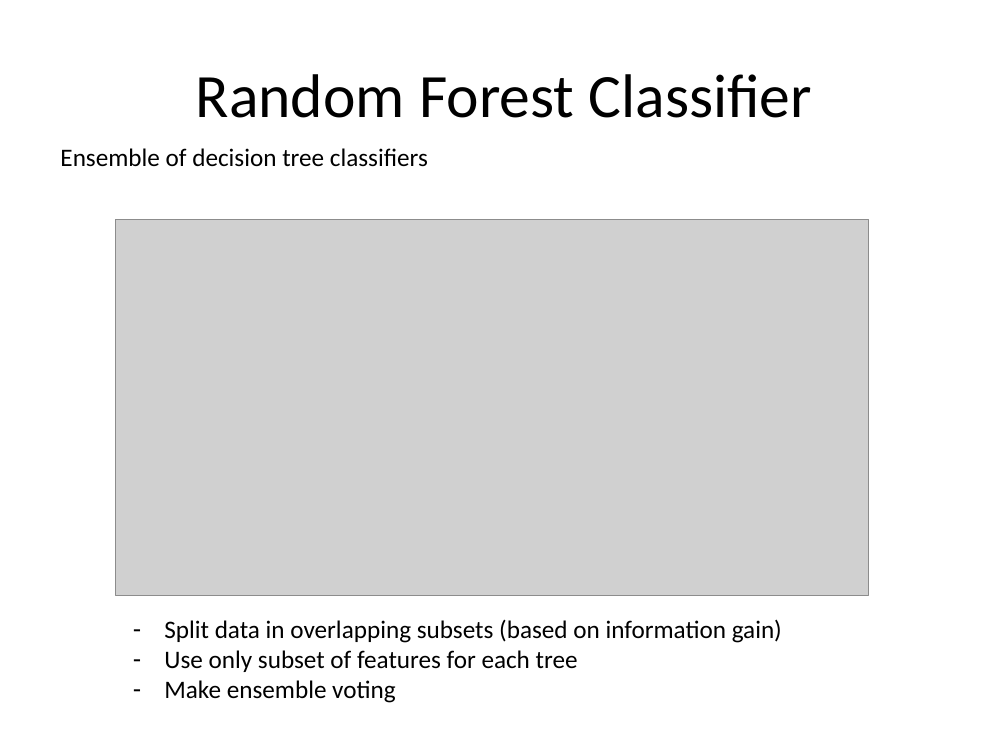
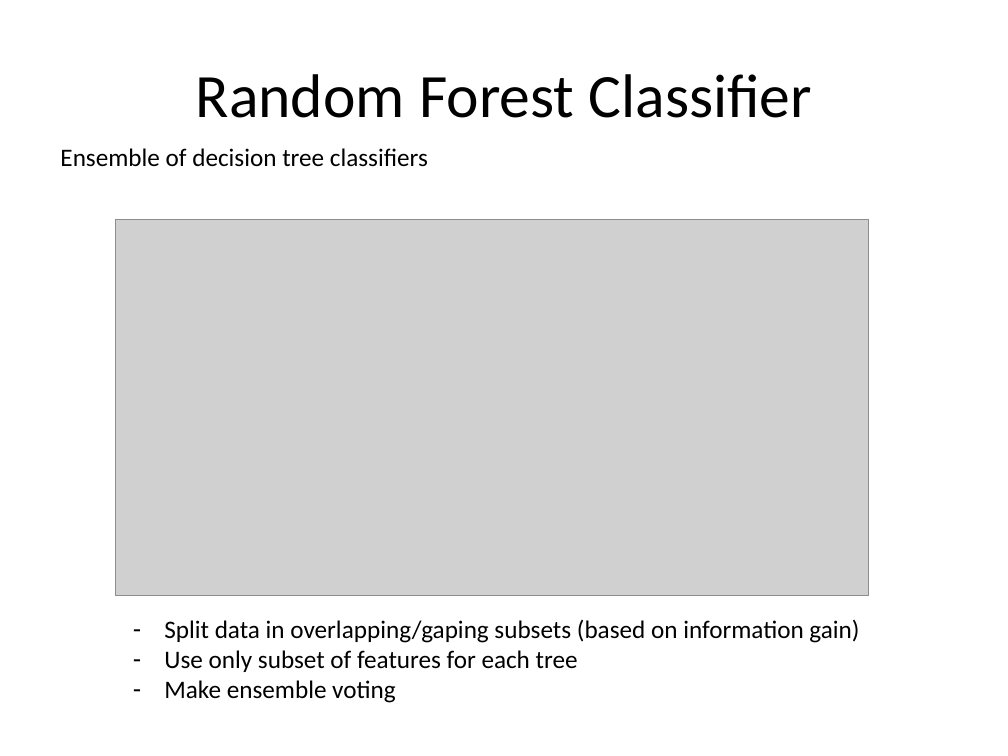
Before and after one commit to vaetern/match-sets, a slide deck: slide 17 of asafonov, hands-on ml.pptx. Drawn at 1008x756 pixels with LibreOffice and Linux fonts; fonts in the diff are those of the drawing; grey boxes stand for pictures. Boxes give left, top, right and bottom in pixels: in the first picture for what was removed or moved away, otherwise in the second. Text is boxed around its words. In the diff, an @@ line names an element or a change of style, - is before the commit and + after.

```diff
--- a/asafonov, hands-on ml.pptx
+++ b/asafonov, hands-on ml.pptx
@@ text at [164,620,859,643]: text changed @@
-– Split data in overlapping subsets (based on information gain)
+– Split data in overlapping/gaping subsets (based on information gain)
```
Also in this commit, not shown: 11 other slides changed, 1 slide added, 3 other files.
